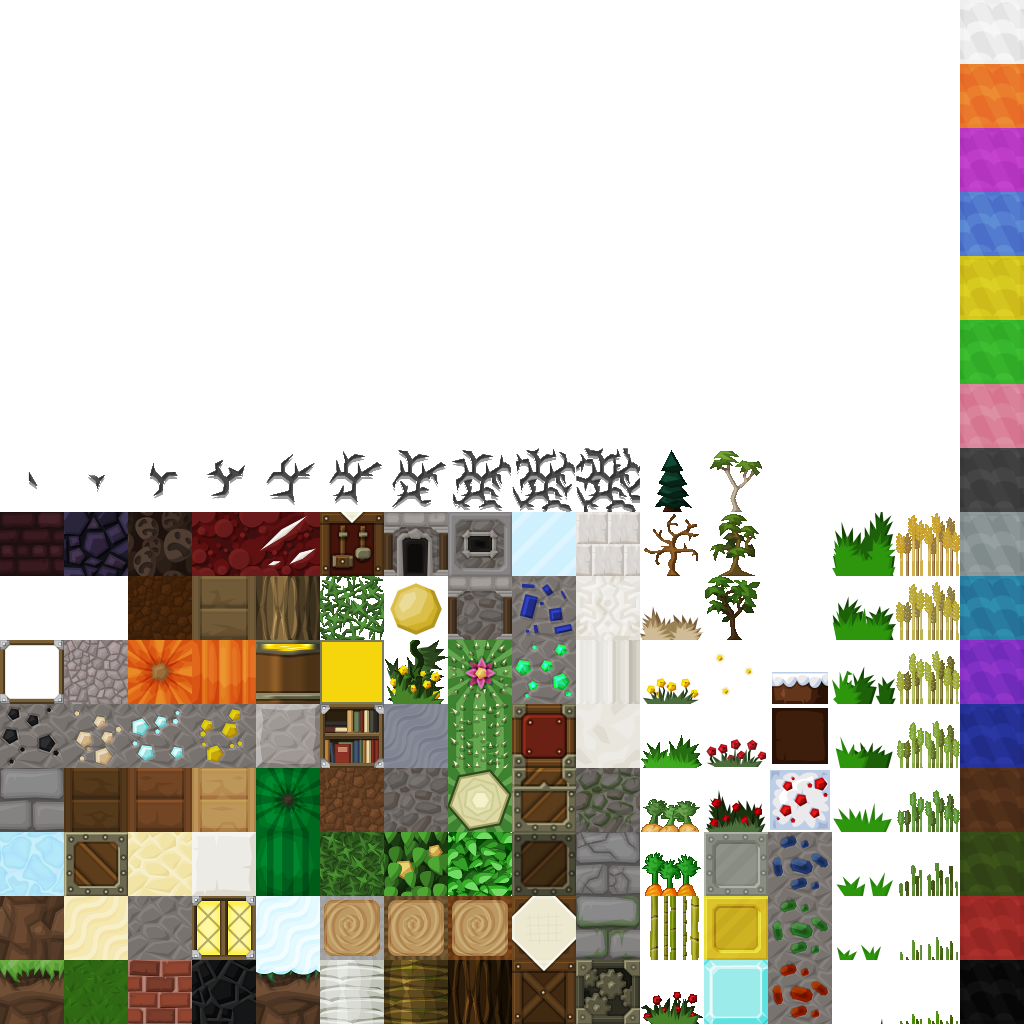
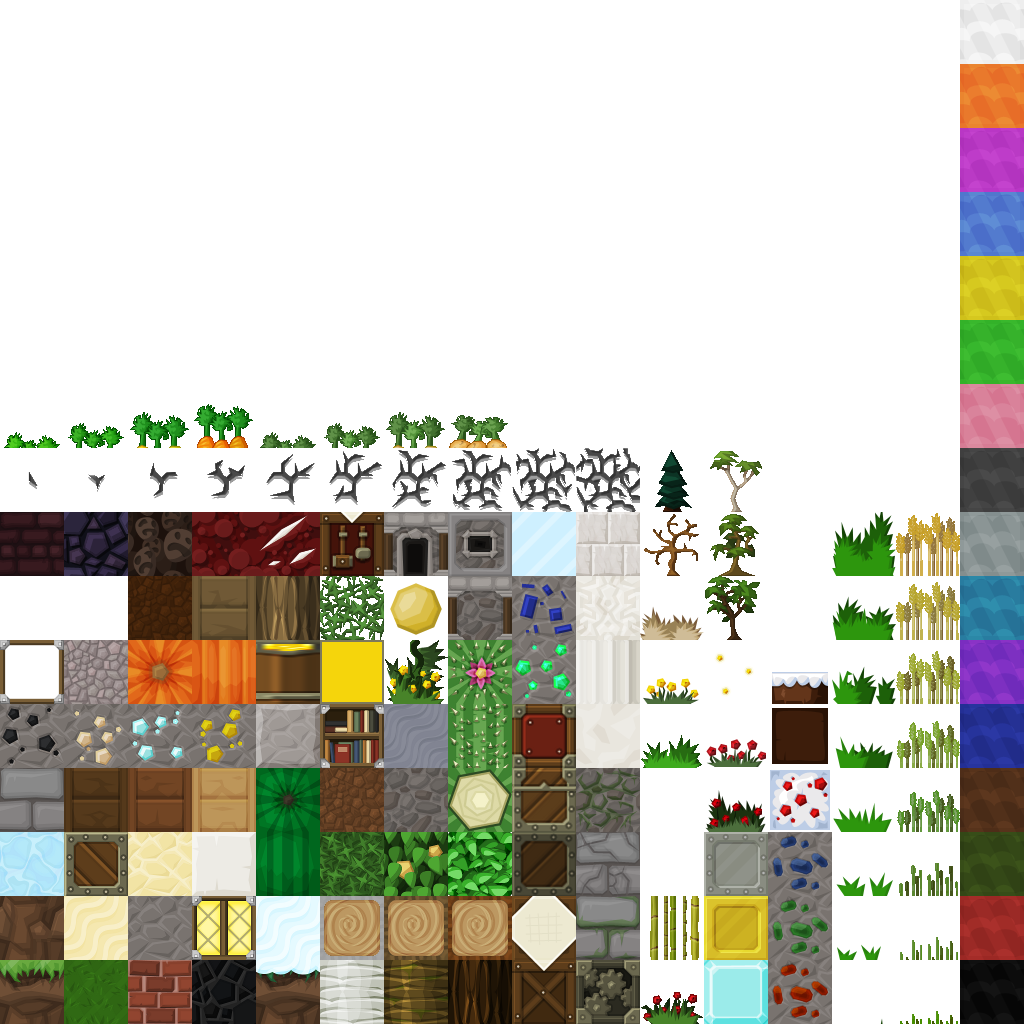
Layered file, before and after one edit (1024px x 1024px). Changes by layer:
removed layer "carrots_3.png" over [642, 852, 701, 896]
removed layer "potatoes_3.png" over [641, 799, 700, 832]
added layer "potatoes_3.png#1" above "potatoes_2.png" over [449, 415, 508, 448]
added layer "potatoes_2.png" above "potatoes_1.png" over [386, 412, 445, 448]
added layer "potatoes_1.png" above "potatoes_0.png" over [324, 423, 380, 448]
added layer "potatoes_0.png" above "quartzblock_bottom.png" over [260, 432, 316, 448]
added layer "carrots_0.png" above "workbench_side.png" over [4, 432, 60, 448]
added layer "carrots_3.png#1" above "carrots_2.png" over [194, 404, 253, 448]
added layer "carrots_2.png" above "carrots_1.png" over [130, 412, 189, 448]
added layer "carrots_1.png" above "destroy0" over [68, 423, 124, 448]
